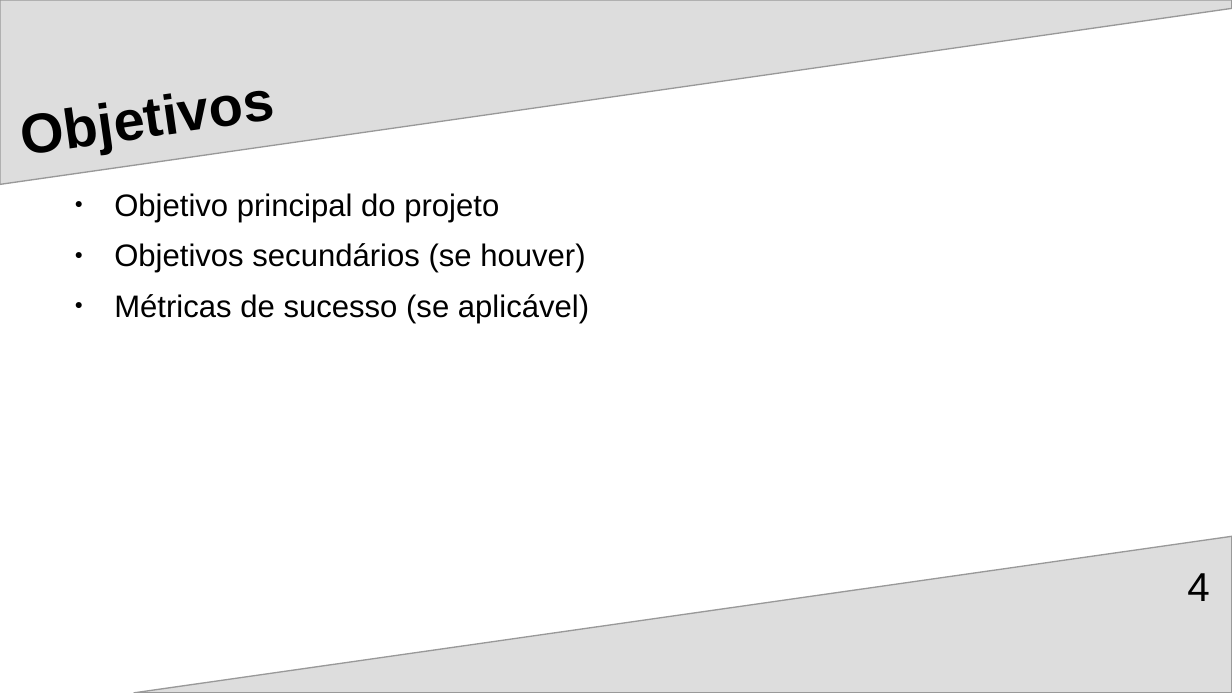
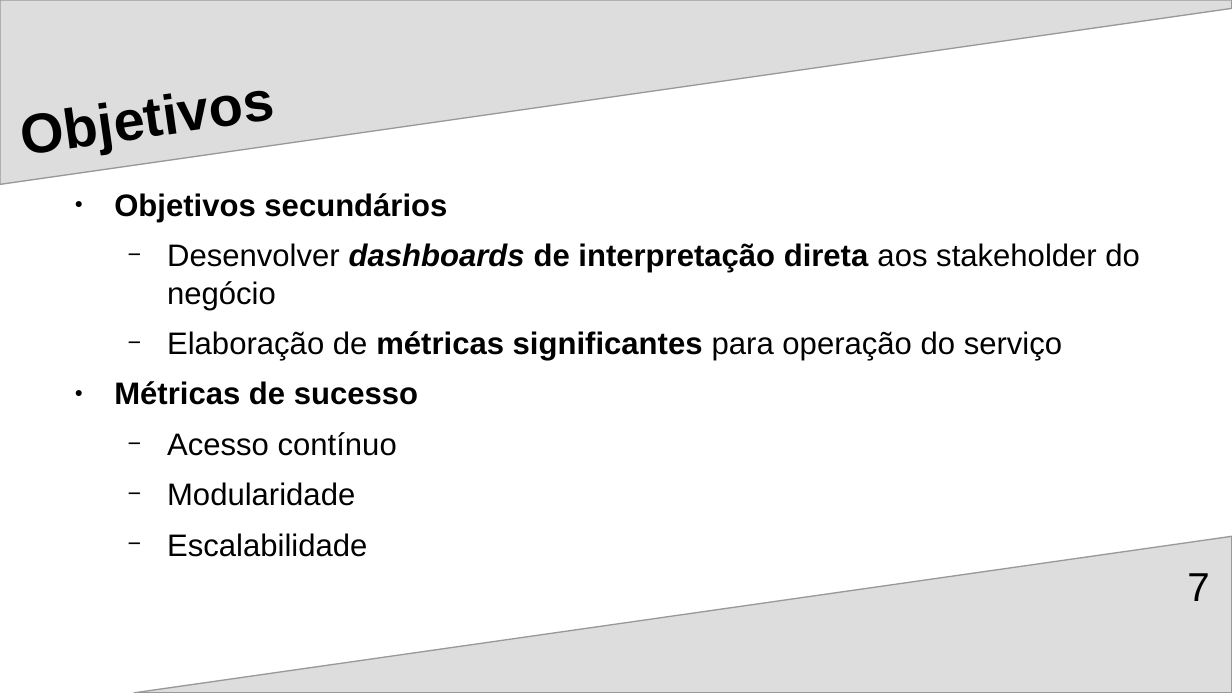
Before and after one commit to Ricardo-Santo/EDIT_DE_Applied_Project, a slide deck: slide 7 of RegTech/docs/DE_Project_Presentation_2025.odp (slide 4 before the commit). Drawn at 1232x693 pixels with LibreOffice and Linux fonts; fonts in the diff are those of the drawing. Boxes give left, top, right and bottom in pixels: in the first picture for what was removed or moved away, otherwise in the second. Text is boxed around its words. In the diff, an @@ line names an element or a change of style, - is before the commit and + after.

Commit message:
Updated presentation

```diff
--- a/RegTech/docs/DE_Project_Presentation_2025.odp
+++ b/RegTech/docs/DE_Project_Presentation_2025.odp
@@ text at box(114, 193, 1140, 557): text changed @@
-● Objetivo principal do projeto
-● Objetivos secundários (se houver)
-● Métricas de sucesso (se aplicável)
+● Objetivos secundários
+  − Desenvolver dashboards de interpretação direta aos stakeholder do negócio
+  − Elaboração de métricas significantes para operação do serviço
+● Métricas de sucesso
+  − Acesso contínuo
+  − Modularidade
+  − Escalabilidade
@@ page number at box(1187, 573, 1209, 601): text changed @@
-4
+7
```
Also in this commit, not shown: 2 other slides changed, 4 slides added, 1 slide removed.
